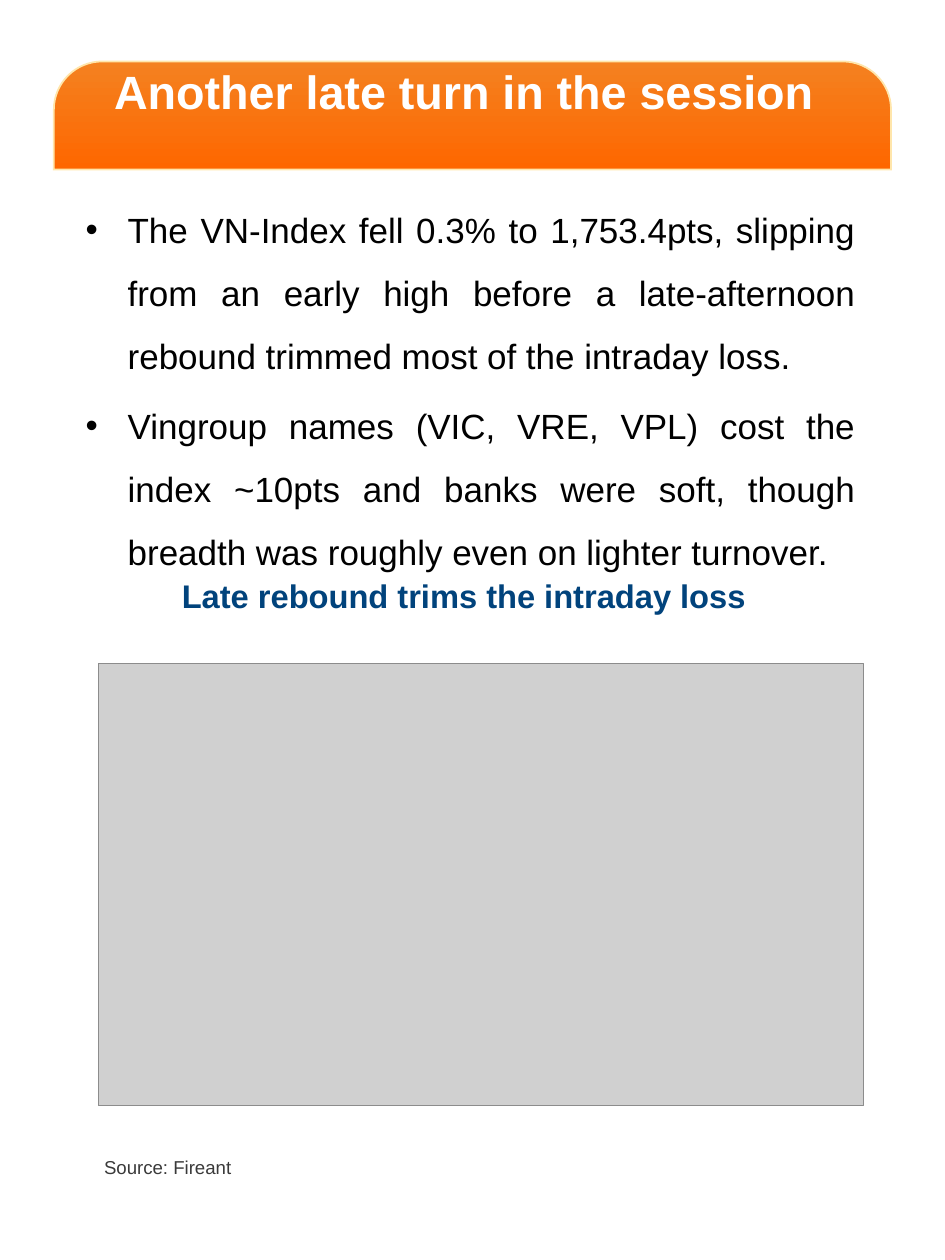
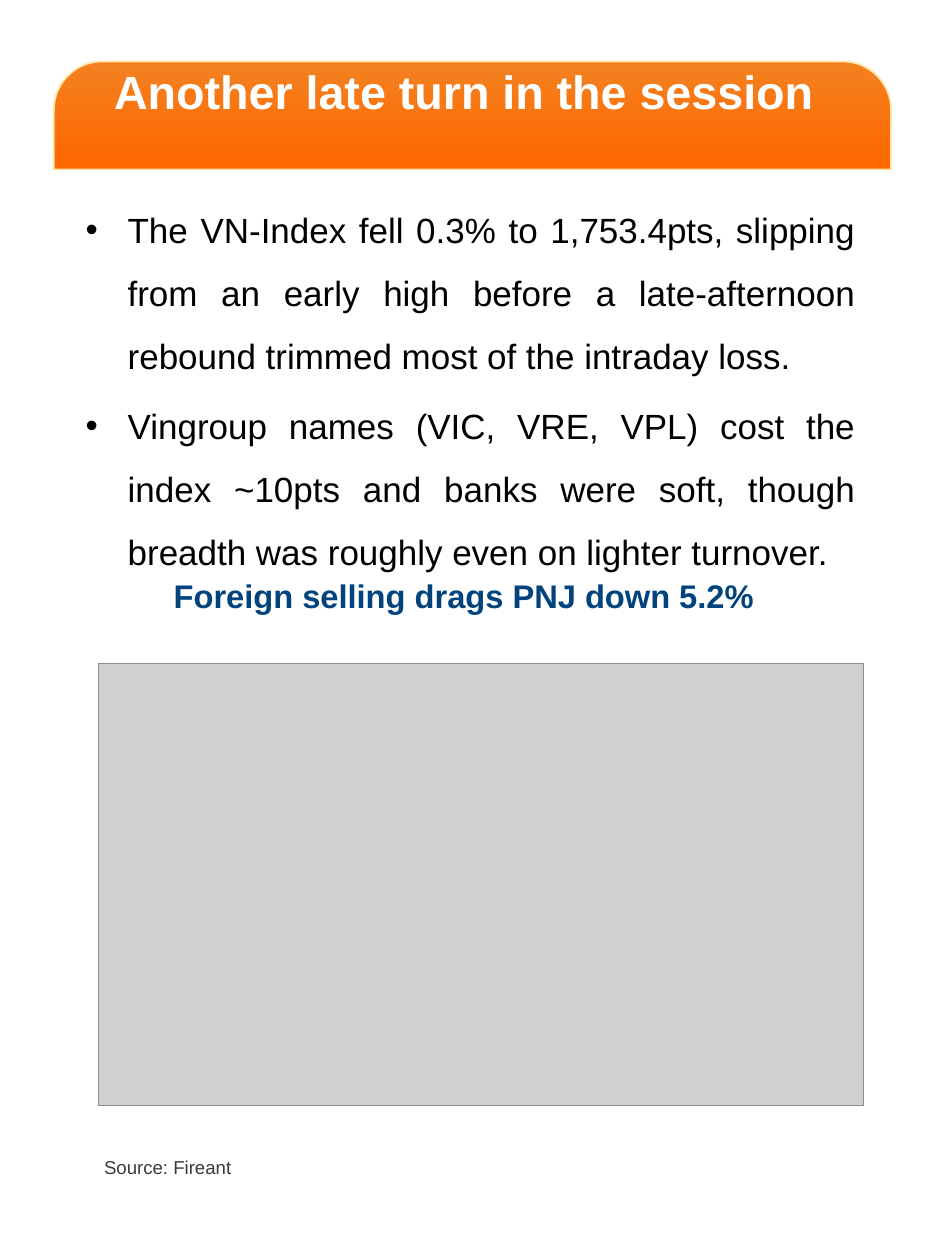
Before and after one commit to datquanton/verbose-guide, a slide deck: slide 2 of DailyReport_Mobile_EN_20261006.pptx. Drawn at 945x1260 pixels with LibreOffice and Linux fonts; fonts in the diff are those of the drawing; grey boxes stand for pictures; background and template pictures are left out. Boxes give left, top, right and bottom in pixels: in the first picture for what was removed or moved away, otherwise in the second. Text is boxed around its words. In the diff, an @@ line names an element or a change of style, - is before the commit and + after.

```diff
--- a/DailyReport_Mobile_EN_20261006.pptx
+++ b/DailyReport_Mobile_EN_20261006.pptx
@@ text at (x1=174, y1=584, x2=753, y2=614): text changed @@
-Late rebound trims the intraday loss
+Foreign selling drags PNJ down 5.2%
```
Also in this commit, not shown: 1 other slide changed.
